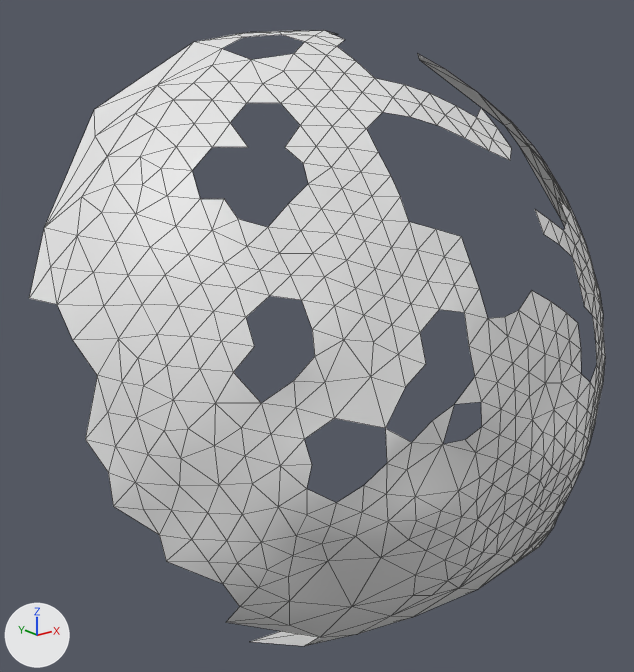
The OBJ model res/final/onecam_fullvolume/07/cleanedup/FullVolium.000339.obj as it was, and as the next commit left it.
Both versions are drawn from a camera (50 mm lens) standing at (416.8, 431.5, 253.0) and looking at (536.4, 581.0, 193.2). The axes (+X, +Y, +Z) are drawn at lower left. The lights are the same throughout. Mesh edges are drawn as thin lines. Where no turn or scale is listed for an object, it has been applied to the vertices.

The scene before the commit, as lines of its bpy script (objects in view):
```python
me_fullvolium_000339 = bpy.data.meshes.new('FullVolium.000339')
me_fullvolium_000339.from_pydata(...)  # 465 vertices, 788 faces; spans x 476.0..609.0, y 529.0..615.0, z 105.0..260.0
# before: 13 (529.0, 537.0, 210.0) at pixel (439, 309), 14 (534.0, 535.0, 209.0) at pixel (464, 312), 20 (525.0, 537.0, 207.0) at pixel (419, 332), 139 (516.0, 536.0, 191.0) at pixel (385, 428), 140 (516.0, 535.0, 185.0) at pixel (386, 463)
# before: 143 (524.0, 535.0, 202.0) at pixel (425, 364), 144 (529.0, 532.0, 194.0) at pixel (454, 404), 177 (508.0, 541.0, 194.0) at pixel (334, 418), 181 (534.0, 533.0, 203.0) at pixel (468, 345), 294 (535.0, 530.0, 188.0) at pixel (481, 426)
# before: 295 (531.0, 530.0, 187.0) at pixel (465, 439), 362 (512.0, 537.0, 181.0) at pixel (363, 485), 403 (535.0, 531.0, 193.0) at pixel (481, 401), 429 (526.0, 532.0, 186.0) at pixel (442, 444)
# before: 59 (571.0, 535.0, 204.0) at pixel (584, 306), 60 (567.0, 533.0, 202.0) at pixel (577, 322), 64 (567.0, 532.0, 197.0) at pixel (580, 349), 65 (576.0, 536.0, 201.0) at pixel (592, 315), 69 (566.0, 531.0, 191.0) at pixel (581, 373)
# before: 72 (571.0, 532.0, 188.0) at pixel (590, 382), 100 (576.0, 535.0, 196.0) at pixel (595, 339), 101 (576.0, 534.0, 191.0) at pixel (596, 364)
# before: 91 (572.0, 578.0, 251.0) at pixel (446, 69), 306 (567.0, 583.0, 255.0) at pixel (417, 53), 307 (576.0, 590.0, 253.0) at pixel (419, 59)
ob_fullvolium_000339 = bpy.data.objects.new('FullVolium.000339', me_fullvolium_000339)
ob_fullvolium_000339.location = (0.0, 0.0, 0.0)
```
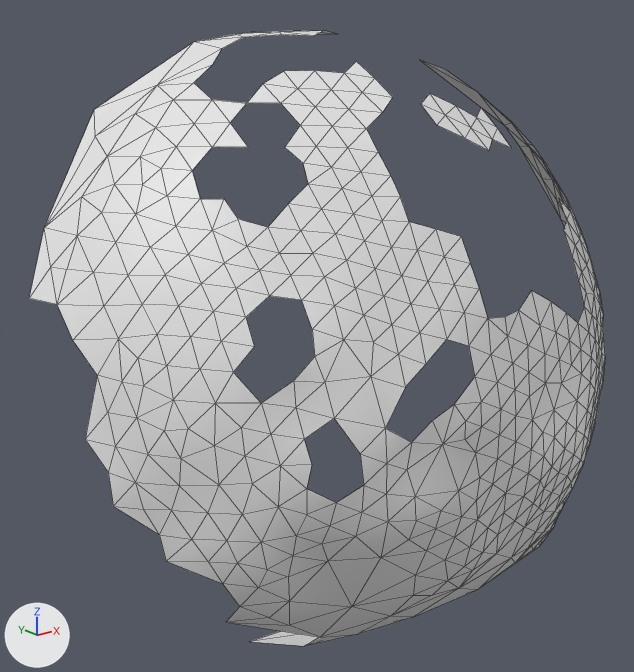
What differs and where, as boxes [x1, y1, x2, y2] in the pictures (634 x 672 px):
part 1 of me_fullvolium_000339, added
    after: [335, 310, 481, 485]
part 2 of me_fullvolium_000339, deleted
    before: [194, 31, 572, 257]
part 3 of me_fullvolium_000339, added
    after: [578, 307, 597, 382]
part 4 of me_fullvolium_000339, deleted
    before: [418, 54, 444, 69]

Edits to the bpy script that builds the scene:
```text
Change me_fullvolium_000339:
    used by ob_fullvolium_000339; location = (0.0, 0.0, 0.0)
    verts and faces of me_fullvolium_000339; kept vertices keep their numbers, new ones are numbered from 465
    remove me_fullvolium_000339.from_pydata(...)  # 465 vertices, 788 faces; spans x 476.0..609.0, y 529.0..615.0, z 105.0..260.0
    add me_fullvolium_000339.from_pydata(...)  # 455 vertices, 777 faces; spans x 476.0..609.0, y 529.0..615.0, z 105.0..260.0
    me_fullvolium_000339 part 1
    add verts[467] = (511.0, 537.0, 187.0)  # pixel (360, 453)
    add verts[468] = (529.0, 535.0, 205.0)  # pixel (446, 339)
    add verts[469] = (531.0, 531.0, 190.0)  # pixel (465, 421)
    add faces += [(294, 469, 295), (294, 403, 469), (139, 467, 140), (295, 469, 429), (13, 20, 468), (140, 467, 362)]
    add faces += [(13, 468, 14), (144, 429, 469), (20, 143, 468), (14, 468, 181), (144, 469, 403), (139, 177, 467)]
    me_fullvolium_000339 part 2
    14 vertices are removed from x 515.0..567.0, y 539.0..585.0, z 217.0..257.0
    32 faces are deleted
    me_fullvolium_000339 part 3
    add verts[465] = (571.0, 533.0, 199.0)  # pixel (588, 332)
    add verts[466] = (571.0, 532.0, 194.0)  # pixel (591, 357)
    add faces += [(59, 60, 465), (64, 69, 466), (60, 64, 465), (64, 466, 465), (65, 465, 100), (69, 72, 466)]
    add faces += [(72, 101, 466), (100, 466, 101), (100, 465, 466), (59, 465, 65)]
    me_fullvolium_000339 part 4
    add delete_vertices([306])  # with the faces that use them
```
